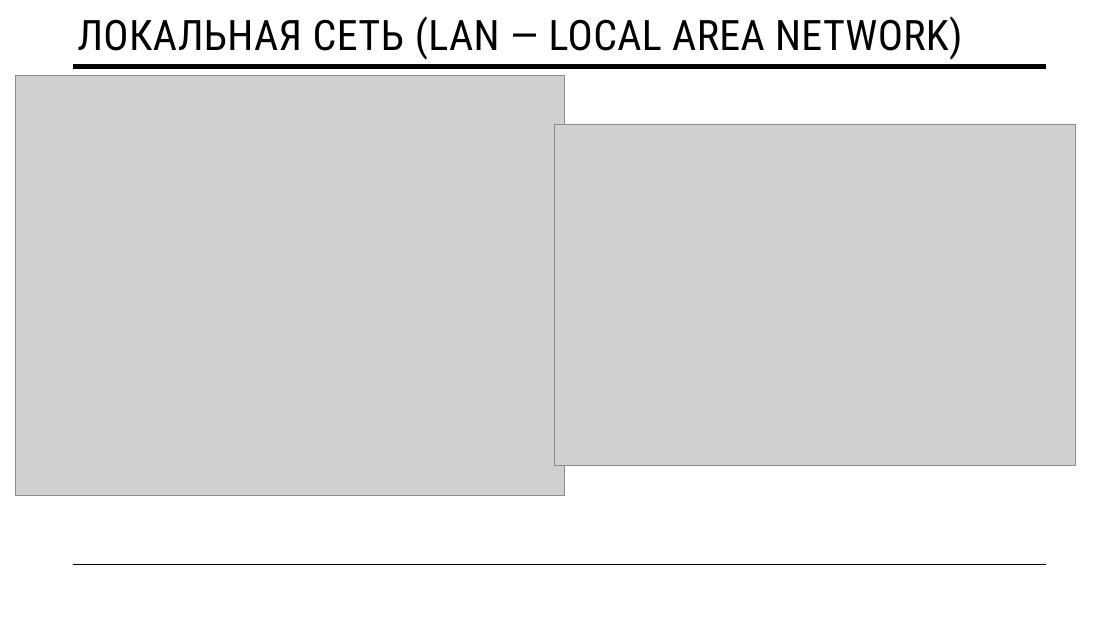
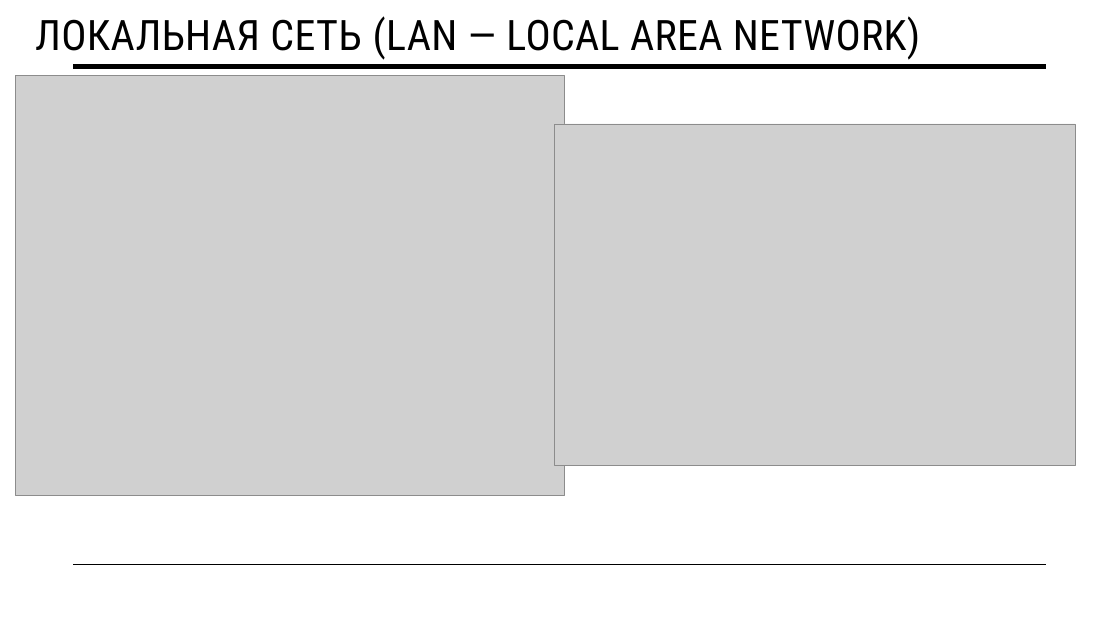
Before and after one commit to gnikita777fool-pixel/Bakshilov, a slide deck: slide 3 of Seti/Doklads/Типы компьютерных сетей LAN, WAN, MAN, PAN.pptx. Drawn at 1120x630 pixels with LibreOffice and Linux fonts; fonts in the diff are those of the drawing; grey boxes stand for pictures. Boxes give left, top, right and bottom in pixels: in the first picture for what was removed or moved away, otherwise in the second. Text is boxed around its words. In the diff, an @@ line names an element or a change of style, - is before the commit and + after.

```diff
--- a/Seti/Doklads/Типы компьютерных сетей LAN, WAN, MAN, PAN.pptx
+++ b/Seti/Doklads/Типы компьютерных сетей LAN, WAN, MAN, PAN.pptx
@@ title "ЛОКАЛЬНАЯ СЕТЬ (LAN — LOCAL ...": place and size @@
-title "ЛОКАЛЬНАЯ СЕТЬ (LAN — LOCAL ..." at (77,16,962,60)
+title "ЛОКАЛЬНАЯ СЕТЬ (LAN — LOCAL ..." at (35,16,920,60)
```
Also in this commit, not shown: 2 other slides changed.
